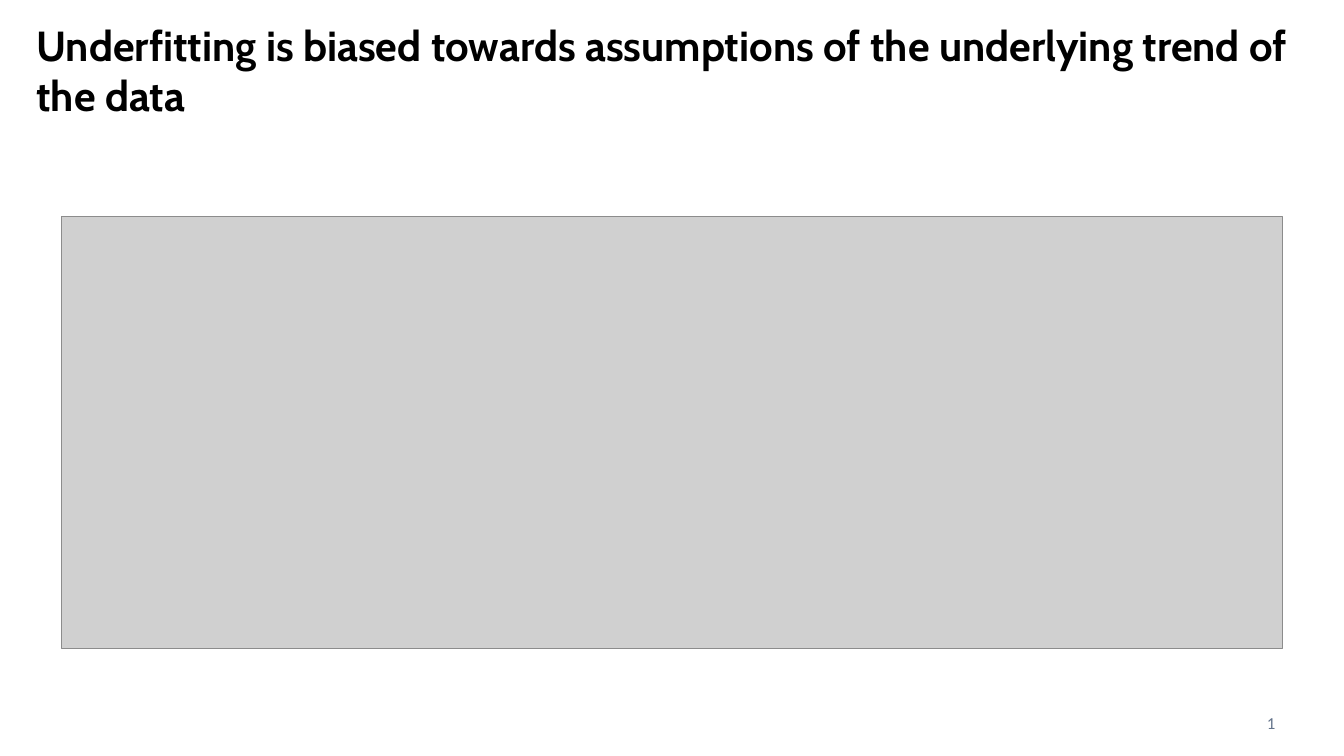
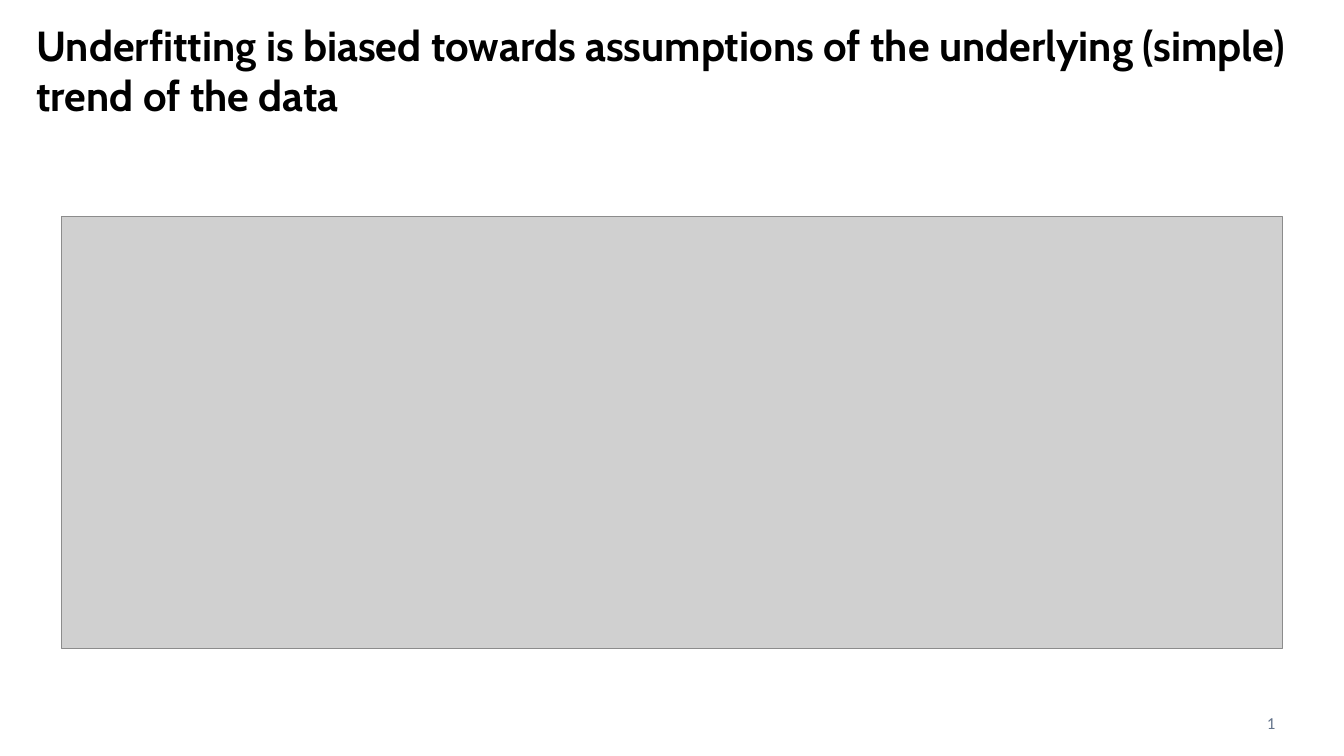
Before and after one commit to CompOmics/ML_AI_Analytical_Chemistry_Course, a slide deck: slide 2 of 03_Evaluation/slides/3_1_regularization.pptx. Drawn at 1344x756 pixels with LibreOffice and Linux fonts; fonts in the diff are those of the drawing; grey boxes stand for pictures. Boxes give left, top, right and bottom in pixels: in the first picture for what was removed or moved away, otherwise in the second. Text is boxed around its words. In the diff, an @@ line names an element or a change of style, - is before the commit and + after.

```diff
--- a/03_Evaluation/slides/3_1_regularization.pptx
+++ b/03_Evaluation/slides/3_1_regularization.pptx
@@ text at (36, 29, 1285, 112): text changed @@
-Underfitting is biased towards assumptions of the underlying trend of the data
+Underfitting is biased towards assumptions of the underlying (simple) trend of the data
```
Also in this commit, not shown: 7 other slides changed.
